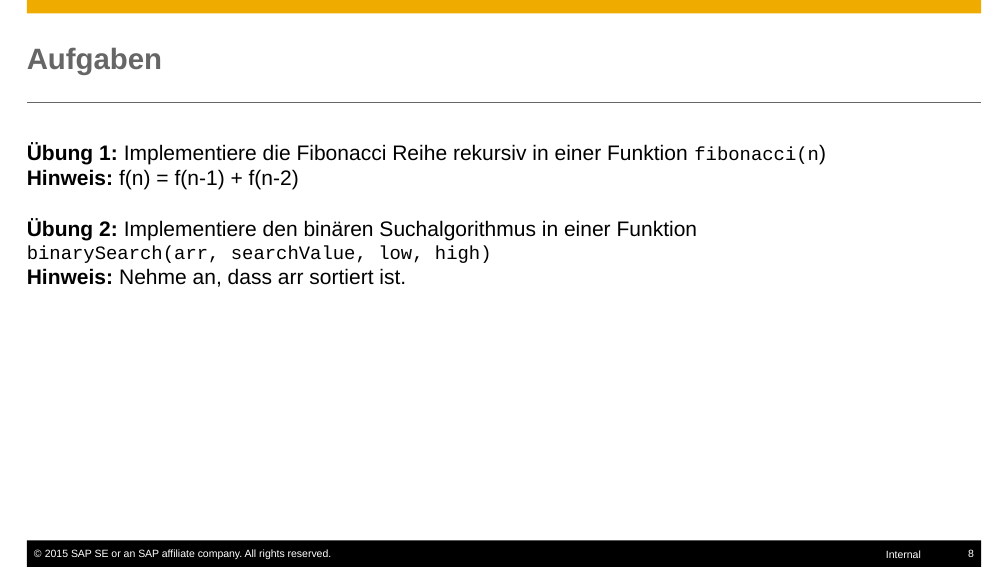
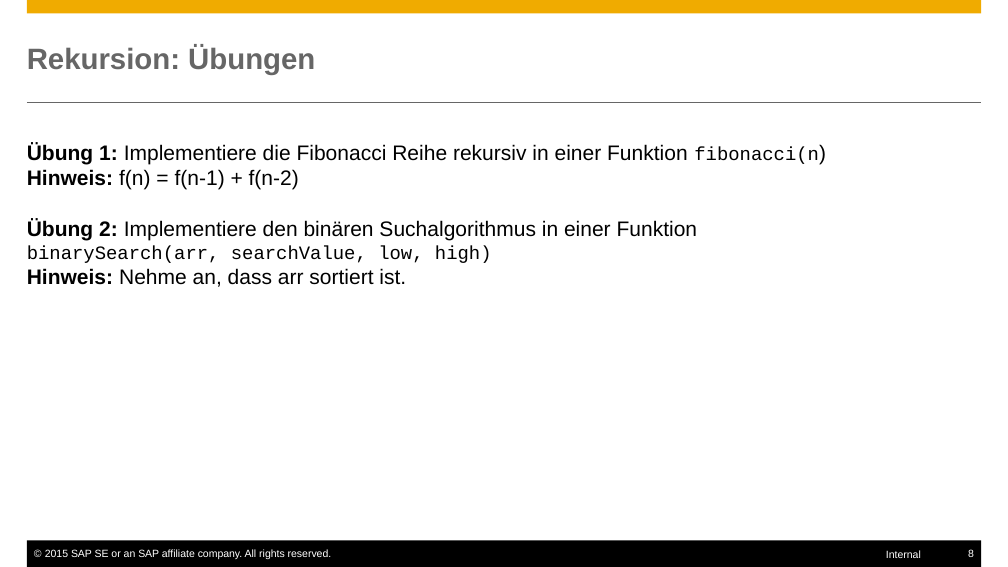
Before and after one commit to ofrendo/JSCrossCourse, a slide deck: slide 8 of OllisTeile.pptx. Drawn at 1008x567 pixels with LibreOffice and Linux fonts; fonts in the diff are those of the drawing. Boxes give left, top, right and bottom in pixels: in the first picture for what was removed or moved away, otherwise in the second. Text is boxed around its words. In the diff, an @@ line names an element or a change of style, - is before the commit and + after.

```diff
--- a/OllisTeile.pptx
+++ b/OllisTeile.pptx
@@ title at (27, 46, 315, 75): text changed @@
-Aufgaben
+Rekursion: Übungen
```
Also in this commit, not shown: 1 other slide changed, 3 slides added, 1 slide removed.
